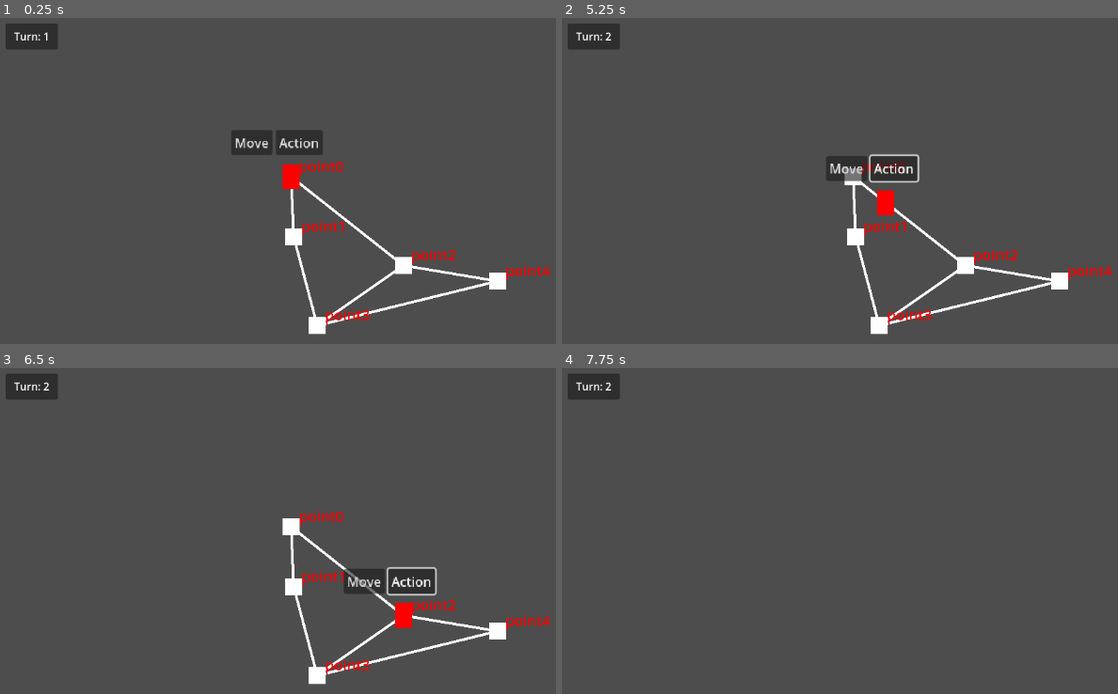
Above: before the commit, frames 1-4 (two rows, left to right).
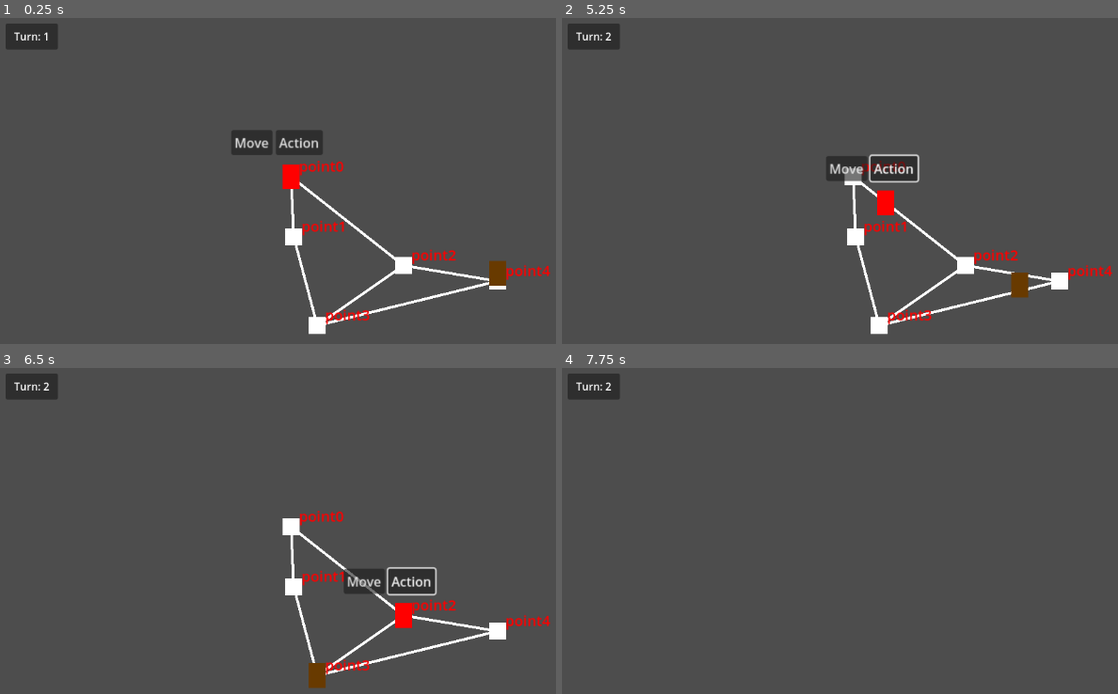
Above: after the commit, the same moments.

Repository: GreyedOutName/ChronoPunk-ForDevConManila
Game: Godot game, scene res://Scenes/main_scene.tscn
Two runs of this game, one before a commit and one after it. Both use one fixed random seed, a clock stepped at 60 frames per second and the inputs below.
Inputs (mouse positions are in pixels of both pictures, inside the frame that each line leads up to):
- Up to frame 1 (0.25 s): no input
- Up to frame 2 (5.25 s): click "Move" at 0.5 s; click "Action" at 1.25 s; click "Move" at 2 s; click "Action" at 2.75 s; click "Move" at 3.5 s; click "Action" at 4.25 s; tap Enter at 5 s; move the mouse to (1095, 203) at 5.02 s; click (1095, 203) at 5.1 s
- Up to frame 3 (6.5 s): move the mouse to (216, 596) at 5.77 s; click (216, 596) at 5.85 s
- Up to frame 4 (7.75 s): tap Space at 6.5 s; move the mouse to (1006, 482) at 6.52 s; hold Right mouse button (rightclick) 6.53-7.28 s; click (1006, 482) at 6.8 s; tap Enter at 7.25 s; move the mouse to (890, 658) at 7.27 s; click (890, 658) at 7.35 s

The runs differ from the first frame. In frame 1, 0.6% of the frame differs, in the area x 42-99%, y 36-94%; in frame 2, 0.5%; in frame 3, 0.6%, in the area x 53-99%, y 43-99%; in frame 4, nothing differs.

Commit message:
Enemy Path

Diff:
--- a/Scenes/main_scene.tscn
+++ b/Scenes/main_scene.tscn
@@ -1,22 +1,15 @@
-[gd_scene load_steps=6 format=3 uid="uid://c7p4wvthpujqt"]
+[gd_scene load_steps=7 format=3 uid="uid://c7p4wvthpujqt"]
 
-[ext_resource type="Script" uid="uid://gdunlryxbesp" path="res://Scripts/camera_controller.gd" id="1_6ev3c"]
 [ext_resource type="Script" uid="uid://csns72yt0bu78" path="res://Scripts/path_controller.gd" id="1_52fb6"]
+[ext_resource type="PackedScene" uid="uid://w5fhv5wx7ee8" path="res://objects/camera_container.tscn" id="1_iacmt"]
 [ext_resource type="PackedScene" uid="uid://bd5yeg2sylr80" path="res://objects/grid_point.tscn" id="2_6l7je"]
 [ext_resource type="PackedScene" uid="uid://cmvmi1eqfgt6a" path="res://objects/player.tscn" id="4_x6ack"]
+[ext_resource type="PackedScene" uid="uid://mwss4orfwysh" path="res://objects/enemy.tscn" id="5_huasi"]
 [ext_resource type="PackedScene" uid="uid://yexucs5j3i0b" path="res://Scenes/GUI.tscn" id="6_6ev3c"]
 
 [node name="MainScene" type="Node2D"]
 
-[node name="CameraContainer" type="Node2D" parent="."]
-script = ExtResource("1_6ev3c")
-
-[node name="Camera2D" type="Camera2D" parent="CameraContainer"]
-zoom = Vector2(4, 4)
-limit_left = -1000
-limit_top = -1000
-limit_right = 1000
-limit_bottom = 1000
+[node name="CameraContainer" parent="." instance=ExtResource("1_iacmt")]
 
 [node name="PathController" type="Node2D" parent="."]
 script = ExtResource("1_52fb6")
@@ -24,6 +17,9 @@
 [node name="Player" parent="." instance=ExtResource("4_x6ack")]
 z_index = 1
 position = Vector2(-29, -18)
+
+[node name="Enemy" parent="." instance=ExtResource("5_huasi")]
+position = Vector2(50, 19)
 
 [node name="pointArray" type="Node" parent="."]
 
--- /dev/null
+++ b/Scripts/Autoloaded Scripts/Global_Signals.gd
@@ -0,0 +1,4 @@
+extends Node
+
+signal new_turn()
+signal player_choosing_move()
--- /dev/null
+++ b/Scripts/enemy.gd
@@ -0,0 +1,34 @@
+extends CharacterBody2D
+
+var speed = 120;
+var click_position;
+var target_position = null;
+var allowMove = false;
+var Astar:AStar2D;
+var currentPathIndex = 0;
+var PathArray:Array;
+
+func _ready():
+	Astar = get_tree().root.get_node("MainScene/PathController").getAstar()
+	GlobalSignals.new_turn.connect(_on_new_turn)
+
+	PathArray = [4,3,2,0,1]
+
+func _physics_process(_delta):
+	if target_position != null:
+		var distance = global_position.distance_to(target_position);
+		if distance > 4:
+			var direction = (target_position - global_position).normalized()
+			velocity = direction * speed
+		else:
+			global_position = target_position  # snap exactly to point
+			velocity = Vector2.ZERO
+	else:
+		velocity = Vector2.ZERO
+
+	move_and_slide()
+
+func _on_new_turn():
+	if currentPathIndex < PathArray.size()-1:
+		currentPathIndex += 1
+		target_position = Astar.get_point_position(PathArray[currentPathIndex])
--- a/Scripts/player.gd
+++ b/Scripts/player.gd
@@ -5,7 +5,6 @@
 var target_position = null;
 var allowMove = false;
 var Astar;
-
 
 func _ready():
 	Astar = get_tree().root.get_node("MainScene/PathController").getAstar()
@@ -18,6 +17,7 @@
 		var path = Astar.get_point_path(current_point,next_point)
 		target_position = path[1]
 		TurnController.turn_number += 1
+		GlobalSignals.new_turn.emit()
 		allowMove = !allowMove
 
 func _physics_process(_delta):
--- /dev/null
+++ b/objects/camera_container.tscn
@@ -0,0 +1,13 @@
+[gd_scene load_steps=2 format=3 uid="uid://w5fhv5wx7ee8"]
+
+[ext_resource type="Script" uid="uid://gdunlryxbesp" path="res://Scripts/camera_controller.gd" id="1_ttuqj"]
+
+[node name="CameraContainer" type="Node2D"]
+script = ExtResource("1_ttuqj")
+
+[node name="Camera2D" type="Camera2D" parent="."]
+zoom = Vector2(4, 4)
+limit_left = -1000
+limit_top = -1000
+limit_right = 1000
+limit_bottom = 1000
--- /dev/null
+++ b/objects/enemy.tscn
@@ -0,0 +1,28 @@
+[gd_scene load_steps=4 format=3 uid="uid://mwss4orfwysh"]
+
+[ext_resource type="Script" uid="uid://co87obe2aipqd" path="res://Scripts/enemy.gd" id="1_882u1"]
+
+[sub_resource type="RectangleShape2D" id="RectangleShape2D_6l7je"]
+size = Vector2(11, 17)
+
+[sub_resource type="CanvasTexture" id="CanvasTexture_jv6wh"]
+
+[node name="Enemy" type="CharacterBody2D"]
+visibility_layer = 512
+script = ExtResource("1_882u1")
+
+[node name="CollisionShape2D" type="CollisionShape2D" parent="."]
+shape = SubResource("RectangleShape2D_6l7je")
+disabled = true
+
+[node name="Sprite2D" type="Sprite2D" parent="."]
+modulate = Color(0.408568, 0.227325, 0, 1)
+visibility_layer = 512
+z_index = 1
+scale = Vector2(6.5, 9.5)
+texture = SubResource("CanvasTexture_jv6wh")
+
+[node name="Area2D" type="Area2D" parent="."]
+
+[node name="CollisionShape2D" type="CollisionShape2D" parent="Area2D"]
+shape = SubResource("RectangleShape2D_6l7je")
--- a/objects/grid_point.tscn
+++ b/objects/grid_point.tscn
@@ -7,6 +7,9 @@
 [sub_resource type="LabelSettings" id="LabelSettings_dqtvb"]
 font_size = 20
 font_color = Color(1, 0, 0, 1)
+
+[sub_resource type="RectangleShape2D" id="RectangleShape2D_a2n3f"]
+size = Vector2(16, 16)
 
 [node name="point" type="Node2D" node_paths=PackedStringArray("num_indicator") groups=["PathNodes"]]
 script = ExtResource("1_co3ql")
@@ -25,3 +28,8 @@
 scale = Vector2(0.275, 0.275)
 text = "1"
 label_settings = SubResource("LabelSettings_dqtvb")
+
+[node name="Area2D" type="Area2D" parent="."]
+
+[node name="CollisionShape2D" type="CollisionShape2D" parent="Area2D"]
+shape = SubResource("RectangleShape2D_a2n3f")
--- a/project.godot
+++ b/project.godot
@@ -17,7 +17,8 @@
 
 [autoload]
 
-TurnController="*res://Scripts/turn_controller.gd"
+TurnController="*res://Scripts/Autoloaded Scripts/turn_controller.gd"
+GlobalSignals="*res://Scripts/Autoloaded Scripts/Global_Signals.gd"
 
 [display]
 
@@ -37,7 +38,3 @@
 "events": [Object(InputEventMouseButton,"resource_local_to_scene":false,"resource_name":"","device":-1,"window_id":0,"a …(253 unchanged characters)…
 ]
 }
-
-[rendering]
-
-textures/canvas_textures/default_texture_filter=0
Not shown, added: Scripts/Autoloaded Scripts/Global_Signals.gd.uid
Renamed: Scripts/turn_controller.gd -> Scripts/Autoloaded Scripts/turn_controller.gd
Renamed: Scripts/turn_controller.gd.uid -> Scripts/Autoloaded Scripts/turn_controller.gd.uid
Not shown, added: Scripts/enemy.gd.uid
Not shown: 1 places in objects/grid_point.tscn that only renumber resources
